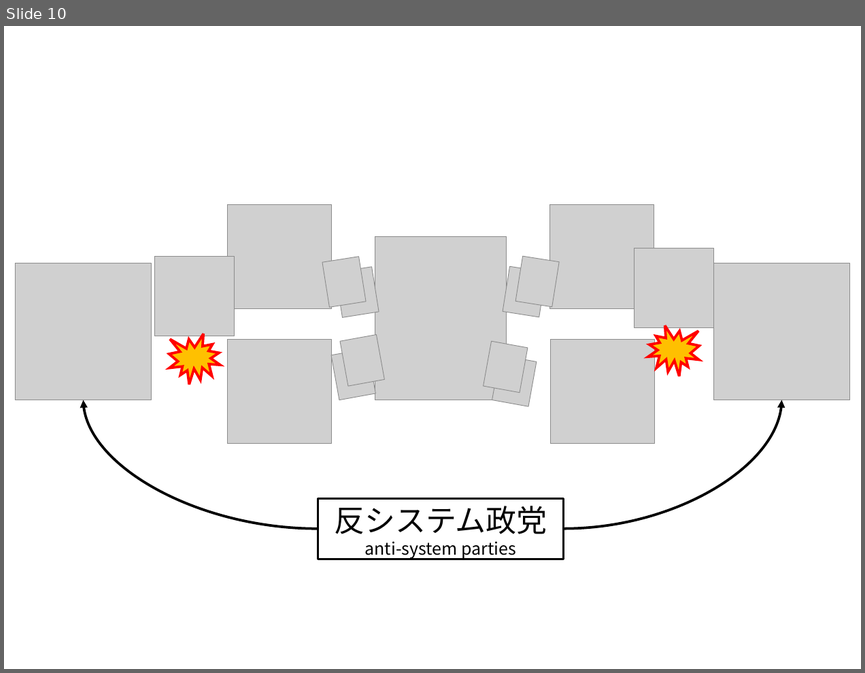
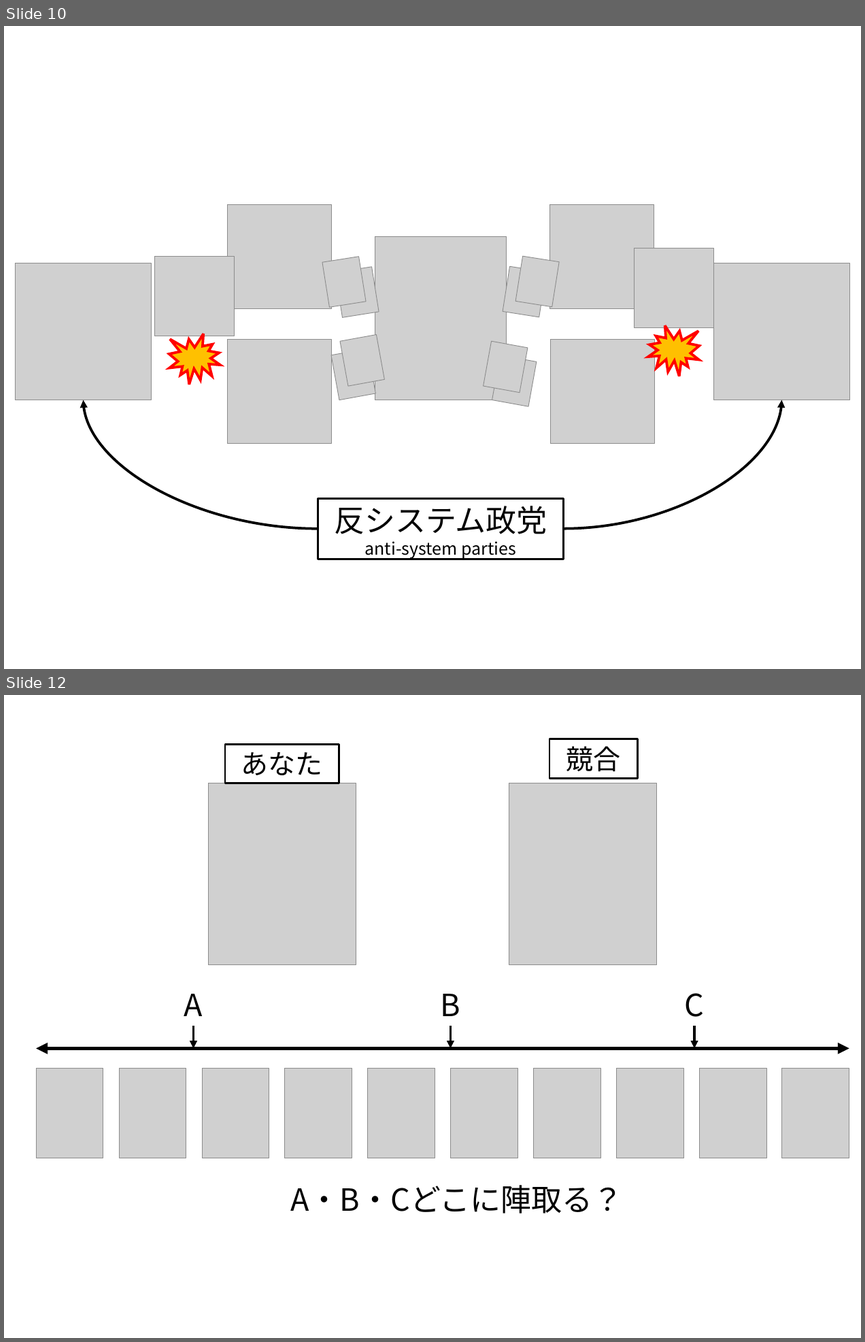
Before and after one commit to junpei-suzuki/PP-2026-Komazawa, a slide deck: figs/DIYfigures_pp.pptx. Shown one above the other, each under a label of ours: slide 10 before the commit, slides 10 and 12 after it; the slides between them are not shown. The pictures are 865x673 and 865x1342 pixels, drawn with LibreOffice and Linux fonts; fonts in the diff are those of the drawing; grey boxes stand for pictures. Boxes give left, top, right and bottom in pixels: in the first picture for what was removed or moved away, otherwise in the second. Text is boxed around its words. In the diff, an @@ line names an element or a change of style, - is before the commit and + after.

```diff
--- a/figs/DIYfigures_pp.pptx
+++ b/figs/DIYfigures_pp.pptx
@@ slide 12 added at (4,695,861,1338), background #FFFFFF @@
@@ group added at (36,739,849,1213): 12 pictures, 4 texts, 3 arrows, 2 rectangles, 1 double arrow @@
+A
+B
+C
+あなた
+競合
+A・B・Cどこに陣取る？
```
Also in this commit, not shown: 3 other slides added, 24 other files.
